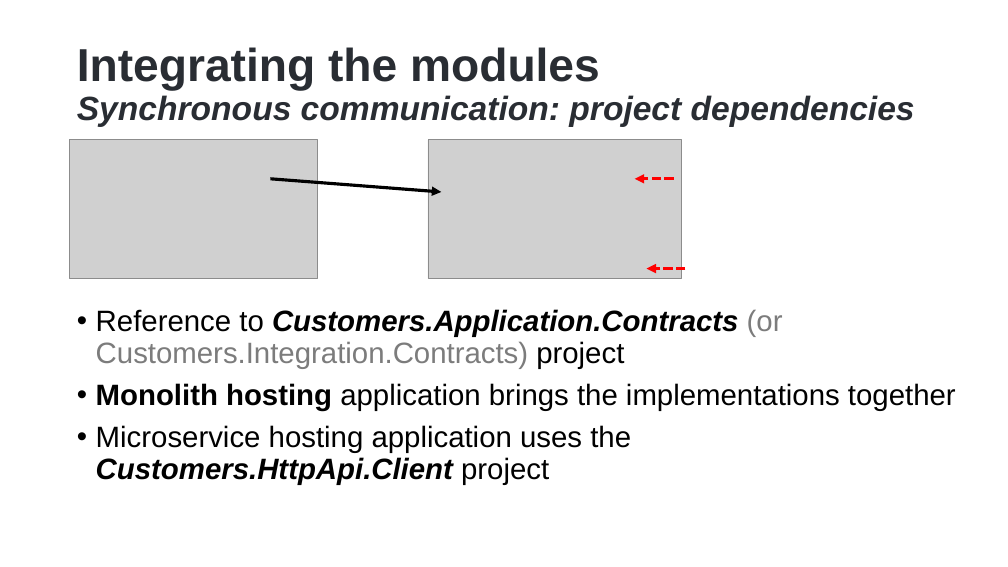
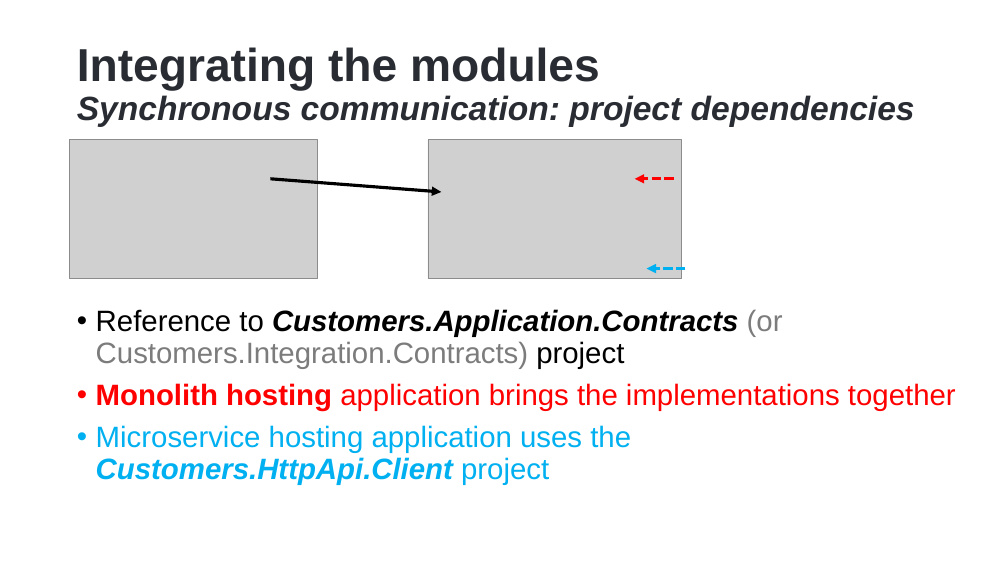
Before and after one commit to hikalkan/presentations, a slide deck: slide 29 of 2024-05-09 Designing Monolith First for Microservice Architecture/Monolith First Presentation.pptx (slide 36 before the commit). Drawn at 1008x567 pixels with LibreOffice and Linux fonts; fonts in the diff are those of the drawing; grey boxes stand for pictures; background and template pictures are left out. Boxes give left, top, right and bottom in pixels: in the first picture for what was removed or moved away, otherwise in the second. Text is boxed around its words. In the diff, an @@ line names an element or a change of style, - is before the commit and + after.

```diff
--- a/2024-05-09 Designing Monolith First for Microservice Architecture/Monolith First Presentation.pptx
+++ b/2024-05-09 Designing Monolith First for Microservice Architecture/Monolith First Presentation.pptx
@@ arrow (686, 268) - (647, 268): stroke #FF0000 3 pt dashed to #00B0F0 3 pt dashed @@
@@ text at [96,383,956,485]: text colour #000000 to #FF0000 in "Monolith hosting application brings the implementations toge ..."; text colour #000000 to #00B0F0 in "Microservice hosting application uses the Customers.HttpApi. ..." @@
```
Also in this commit, not shown: 10 slides removed.
